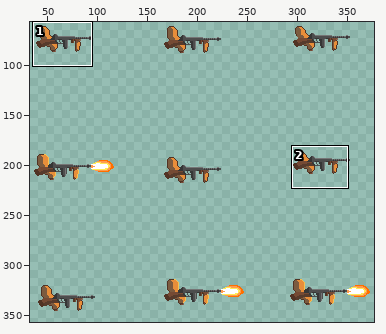
Sprite sheet, stored at Assets/Art/Sprites/Player/Tommy/PizzakaiMainCharacter_Arms-Sheet.png. Above: a wide view before the commit, with the close-up outlined.
Close-up. Before the commit:
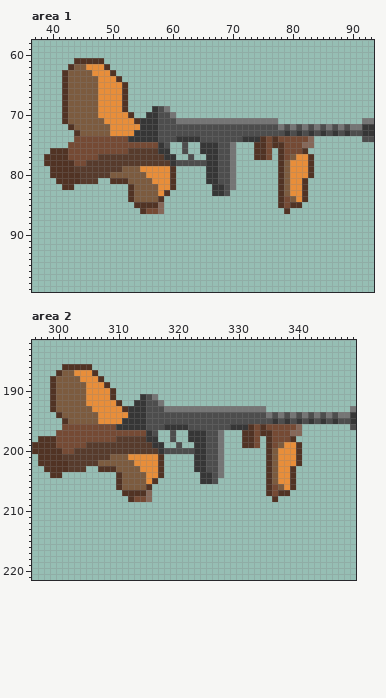
The file is 384x384 pixels. Colours within 5 levels of each other are drawn and written as one. Shown: area 1: x 37..93, y 58..99; area 2: x 296..349, y 182..221. The wide view leaves out empty margins. The commit also changed other parts of the picture, which this record leaves out.
Now the later version:
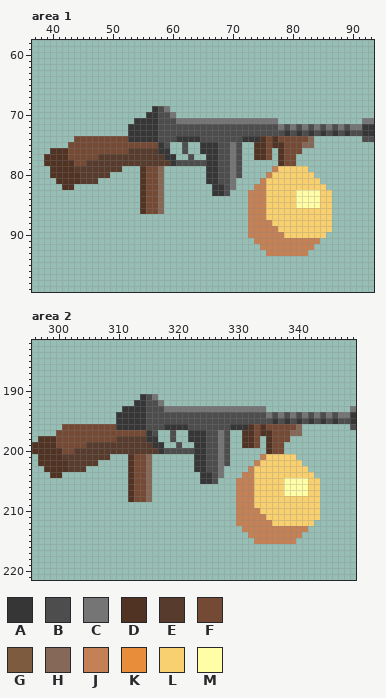
Palette (. is transparent): A #363636  B #4d4d4d  C #757575  D #513324  E #573b2c  F #754a34  G #7c5b3f  H #866859  J #c38155  K #e88e3a  L #f8d06f  M #fffea7
Change:
Changed rows in their new state; - is an unchanged pixel.
Area 1:
first column x 42:
 61 --.....--------------------------------------
 62 -.......-------------------------------------
 63 .........------------------------------------
 64 ..........-----------------------------------
 65 ...........----------------------------------
 66 ...........----------------------------------
 67 ...........----------------------------------
 68 ...........----------------------------------
 69 ...........----------------------------------
 70 ............---------------------------------
 71 ............A--------------------------------
 72 -..........AA--------------------------------
 73 --.........A---------------------------------
 75 -----------------------------B---------------
 76 -----------------------------B----------.----
 77 -----------------------------B--------F...---
 78 -----------------------------B-------FF...---
 79 ----------...DFFH..----------B-----JLLLLL.---
 80 --------.....DFFH..----------B----JLLLLLLL---
 81 --------.....DFFH..--------------JLLLLLLLLL--
 82 -----------..DFFH..-------------JJLLLLLLLLLL-
 83 -----------..DFFH.-------------JJJLLLLLMMMMLL
 84 -----------..DFFH--------------JJJLLLLLMMMMLL
 85 ------------.-FF---------------JJJLLLLLMMMMLL
 86 -------------------------------JJJLLLLLLLLLLL
 87 -------------------------------JJJLLLLLLLLLLL
 88 -------------------------------JJJJLLLLLLLLLL
 89 -------------------------------JJJJJLLLLLLLLL
 90 -------------------------------JJJJJJLLLLLLL-
 91 --------------------------------JJJJJJJJJJJ--
 92 ---------------------------------JJJJJJJJJ---
 93 ----------------------------------JJJJJJJ----
Area 2:
first column x 299:
186 --.....--------------------------------------
187 -.......-------------------------------------
188 .........------------------------------------
189 ..........-----------------------------------
190 ...........----------------------------------
191 ...........----------------------------------
192 ............---------------------------------
193 ............A--------------------------------
194 -..........AA--------------------------------
195 --.........A---------------------------------
197 -----------------------------B---------------
198 -----------------------------B----------.----
199 -----------------------------B--------F...---
200 -----------------------------B-------FF...---
201 ----------...DFFH..----------B-----JLLLLL.---
202 --------.....DFFH..----------B----JLLLLLLL---
203 --------.....DFFH..--------------JLLLLLLLLL--
204 -----------..DFFH..-------------JJLLLLLLLLLL-
205 -----------..DFFH.-------------JJJLLLLLMMMMLL
206 -----------..DFFH--------------JJJLLLLLMMMMLL
207 ------------.-FF---------------JJJLLLLLMMMMLL
208 -------------------------------JJJLLLLLLLLLLL
209 -------------------------------JJJLLLLLLLLLLL
210 -------------------------------JJJJLLLLLLLLLL
211 -------------------------------JJJJJLLLLLLLLL
212 -------------------------------JJJJJJLLLLLLL-
213 --------------------------------JJJJJJJJJJJ--
214 ---------------------------------JJJJJJJJJ---
215 ----------------------------------JJJJJJJ----
Where, in picture pixels (left, top, right, bottom), the same in both close-ups:
changed: (62, 58, 140, 136)
changed: (236, 142, 332, 256)
changed: (110, 166, 176, 208)
changed: (50, 364, 128, 424)
changed: (224, 430, 320, 544)
changed: (98, 454, 164, 496)
